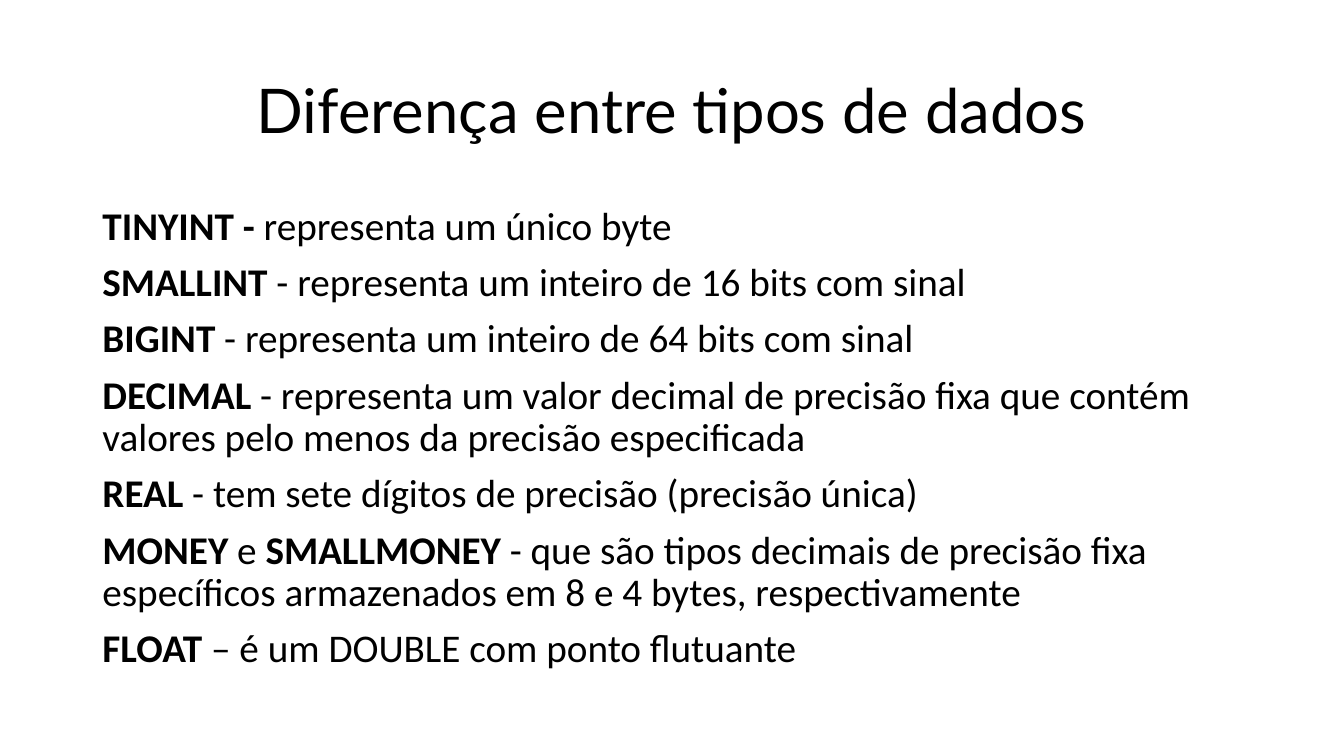
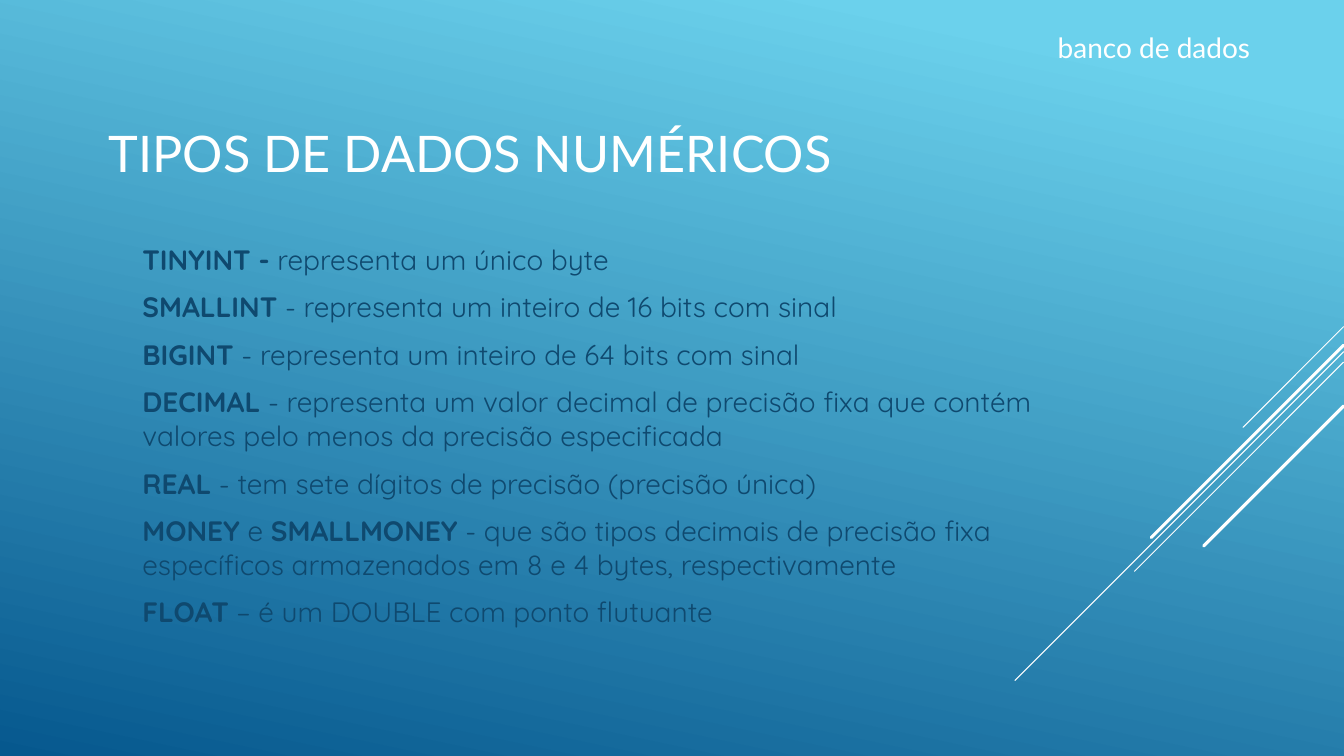
Before and after one commit to TarsilaMoreno/becajava.aulasql2, a slide deck: slide 4 of bancodedados.pptx. Drawn at 1344x756 pixels with LibreOffice and Linux fonts; fonts in the diff are those of the drawing. Boxes give left, top, right and bottom in pixels: in the first picture for what was removed or moved away, otherwise in the second. Text is boxed around its words. In the diff, an @@ line names an element or a change of style, - is before the commit and + after.

```diff
--- a/bancodedados.pptx
+++ b/bancodedados.pptx
@@ background #FFFFFF to gradient #6ED2EB to #06588E @@
@@ text added at (1058, 37, 1250, 58), 20 pt, text #FFFFFF @@
+banco de dados
@@ title at (109, 129, 832, 173): text changed; size 44 to 36 pt; text colour #000000 to #FFFFFF @@
-Diferença entre tipos de dados
+TIPOS DE DADOS NUMÉRICOS
@@ text "TINYINT - representa um único ...": place and size @@
-text "TINYINT - representa um único ..." at (102, 212, 1189, 669)
+text "TINYINT - representa um único ..." at (142, 249, 1031, 627)
@@ text "TINYINT - representa um único ..." at (142, 249, 1031, 627): size 28 to 20 pt, font Calibri to Quicksand, text colour #000000 to #0F496F; line spacing 0.9 to 1; vertical alignment top to middle @@
@@ group added at (1015, 327, 1344, 681): 5 lines @@
```
Also in this commit, not shown: 5 other slides changed, 3 slides added.
